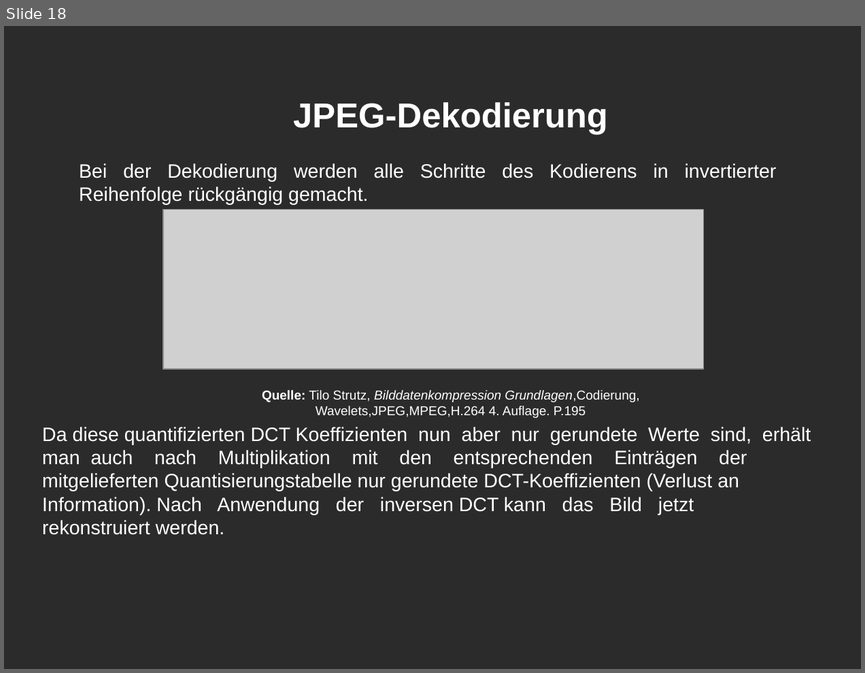
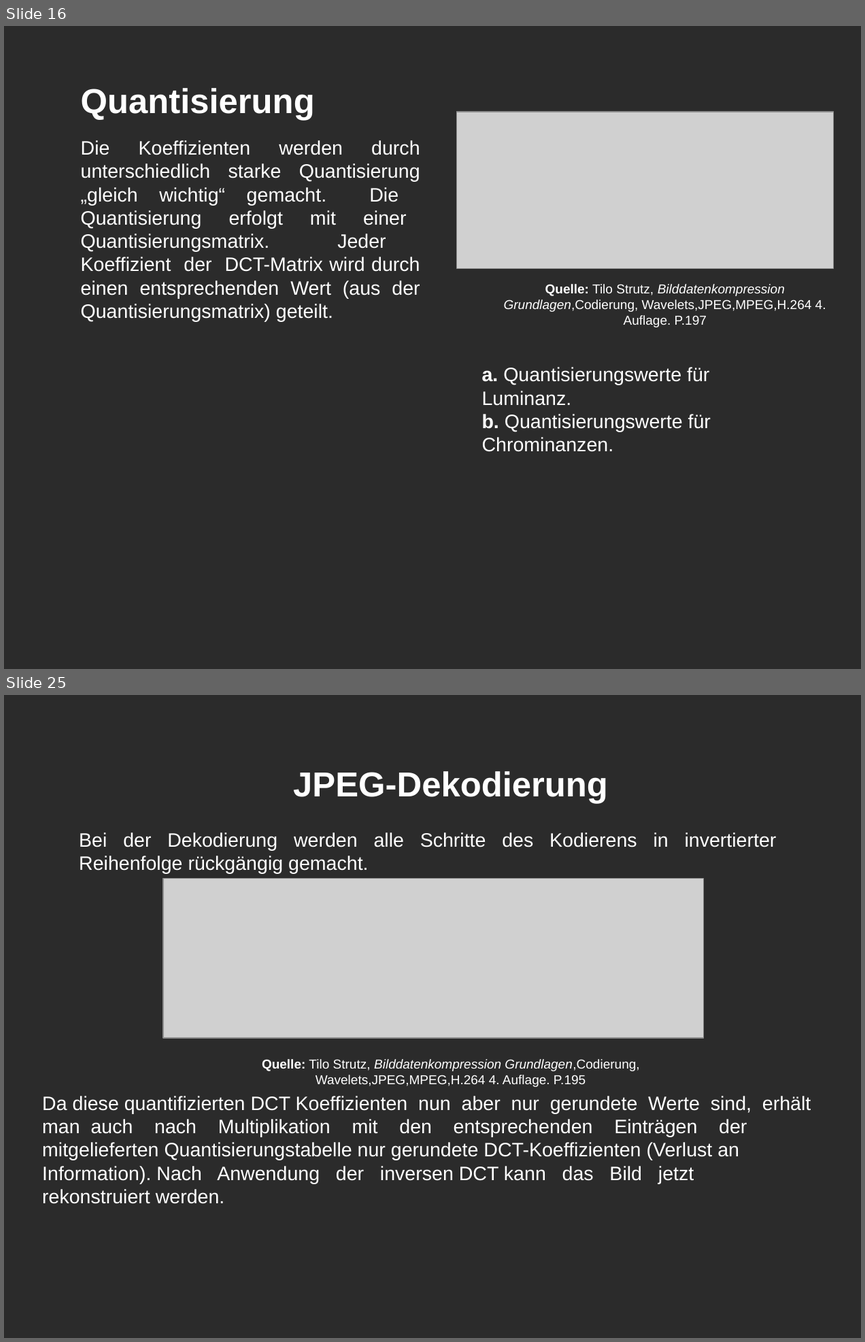
Before and after one commit to brayanGuarnizo/Datenkompresion, a slide deck: Daten kompresion.odp. Shown one above the other, each under a label of ours: slide 18 before the commit, slides 16 and 25 after it; the slides between them are not shown. The pictures are 865x673 and 865x1342 pixels, drawn with LibreOffice and Linux fonts; fonts in the diff are those of the drawing; grey boxes stand for pictures; background and template pictures are left out; a plain dark background stands for a picture behind light text. Boxes give left, top, right and bottom in pixels: in the first picture for what was removed or moved away, otherwise in the second. Text is boxed around its words. In the diff, an @@ line names an element or a change of style, - is before the commit and + after.

```diff
--- a/Daten kompresion.odp
+++ b/Daten kompresion.odp
@@ slide 16 added at <box>4,26,861,669</box>, background picture (left out) @@
@@ text added at <box>81,88,420,322</box>, 18 pt, text #FFFFFF @@
+Quantisierung
+Die Koeffizienten werden durch unterschiedlich starke Quantisierung „gleich wichtig“ gemacht. Die Quantisierung erfolgt mit einer Quantisierungsmatrix. Jeder Koeffizient der DCT-Matrix wird durch einen entsprechenden Wert (aus der Quantisierungsmatrix) geteilt.
@@ picture added at <box>458,112,834,268</box> @@
@@ text added at <box>504,284,826,327</box>, 12 pt, text #FFFFFF @@
+Quelle: Tilo Strutz, Bilddatenkompression Grundlagen,Codierung, Wavelets,JPEG,MPEG,H.264 4. Auflage. P.197
@@ text added at <box>482,367,711,452</box>, 18 pt, text #FFFFFF @@
+a. Quantisierungswerte für Luminanz.
+b. Quantisierungswerte für Chrominanzen.
@@ what was slide 18 is now slide 25 @@
```
Also in this commit, not shown: 15 slides changed, 8 other slides added, 1 slide removed.
